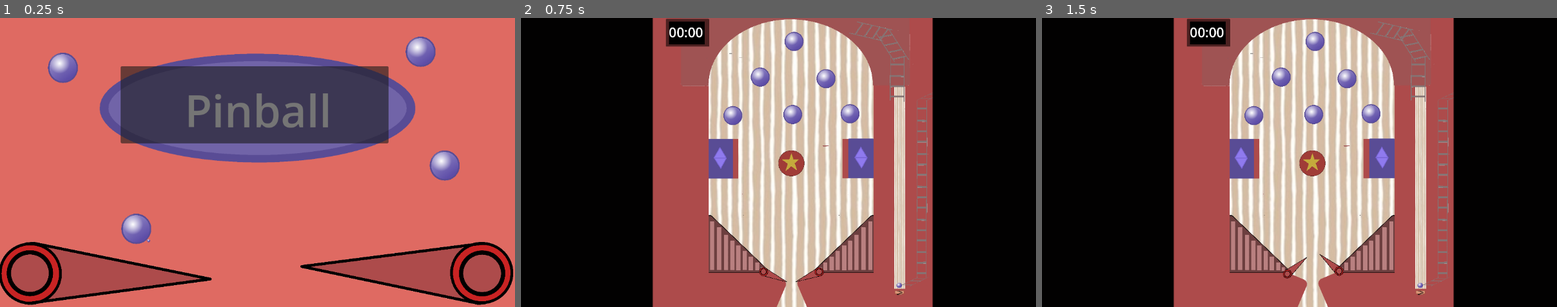
Above: before the commit, frames 1-3 (left to right).
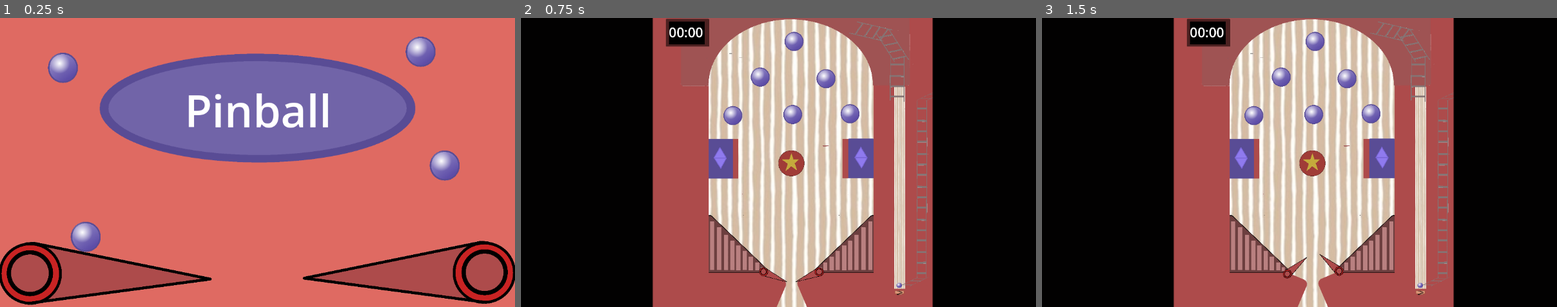
Above: after the commit, the same moments.

Repository: Chickenhatter/pinball
Game: Godot game, scene res://scenes/start.tscn
Two runs of this game, one before a commit and one after it. Both use one fixed random seed, a clock stepped at 60 frames per second and the inputs below. The engine's default icon, where the game draws it, is replaced by a stand-in: a white triangle on a blue panel in a dark square.
Inputs (mouse positions are in pixels of both pictures, inside the frame that each line leads up to):
- Up to frame 1 (0.25 s): no input
- Up to frame 2 (0.75 s): click (773, 104) at 0.5 s
- Up to frame 3 (1.5 s): tap Enter at 1.25 s; hold F (ui_f) from 1.28 s (still down)

The runs differ from the first frame. In frame 1, 17% of the frame differs, in the area x 13-100%, y 16-100%; in frame 2, nothing differs; in frame 3, nothing differs.

Commit message:
start scene has a smacker move

Diff:
--- a/code/start.gd
+++ b/code/start.gd
@@ -8,7 +8,7 @@
 
 # Called every frame. 'delta' is the elapsed time since the previous frame.
 func _process(delta: float) -> void:
-	if Input.is_action_pressed('ui_f'):
+	if Input.is_action_pressed('ui_h'):
 		get_tree().change_scene_to_file("res://scenes/pinball.tscn")
 
 
--- /dev/null
+++ b/code/startpush.gd
@@ -0,0 +1,23 @@
+extends Node2D
+var rotate = false
+
+# Called when the node enters the scene tree for the first time.
+func _ready() -> void:
+	pass # Replace with function body.
+
+
+# Called every frame. 'delta' is the elapsed time since the previous frame.
+func _process(delta: float) -> void:
+	if Input.is_action_just_pressed('ui_f'):
+		if $Node2D.rotation_degrees < 60:
+			rotate = true
+	if rotate == true:
+		$"../BalllModified".position.y -= 40
+		$Node2D.rotation_degrees -= 6
+		$Node2D2.rotation_degrees += 6
+		if $Node2D.rotation_degrees < -60:
+			rotate = false
+	if rotate == false:
+		if $Node2D.rotation_degrees < 0:
+			$Node2D.rotation_degrees += 1
+			$Node2D2.rotation_degrees -= 1
--- a/project.godot
+++ b/project.godot
@@ -35,6 +35,11 @@
 "events": [Object(InputEventKey,"resource_local_to_scene":false,"resource_name":"","device":-1,"window_id":0,"alt_press …(192 unchanged characters)…
 ]
 }
+ui_h={
+"deadzone": 0.2,
+"events": [Object(InputEventKey,"resource_local_to_scene":false,"resource_name":"","device":-1,"window_id":0,"alt_pressed":false,"shift_pressed":false,"ctrl_pressed":false,"meta_pressed":false,"pressed":false,"keycode":0,"physical_keycode":72,"key_label":0,"unicode":104,"location":0,"echo":false,"script":null)
+]
+}
 
 [physics]
 
--- a/scenes/start.tscn
+++ b/scenes/start.tscn
@@ -4,11 +4,13 @@
 [ext_resource type="Texture2D" uid="uid://cjg3lweidkela" path="res://assets/Untitled.png" id="2_bodal"]
 [ext_resource type="Texture2D" uid="uid://s61pa2odykv0" path="res://assets/balll-modified.png" id="3_kdmts"]
 [ext_resource type="Texture2D" uid="uid://ccjb4wyaxtkum" path="res://assets/scenario/push-modified.png" id="4_0auqf"]
+[ext_resource type="Script" uid="uid://bnvs1rlfknkkr" path="res://code/startpush.gd" id="4_y16t7"]
 
 [node name="start" type="Node2D" unique_id=1669279500]
 script = ExtResource("1_u80x2")
 
 [node name="Button" type="Button" parent="." unique_id=199176189]
+self_modulate = Color(1, 1, 1, 0)
 z_index = 300
 offset_left = 270.0
 offset_top = 108.0
@@ -29,12 +31,12 @@
 text = "Pinball"
 
 [node name="BalllModified" type="Sprite2D" parent="." unique_id=577403914]
-position = Vector2(302, 452)
+position = Vector2(189, 470)
 scale = Vector2(0.1, 0.1)
 texture = ExtResource("3_kdmts")
 
 [node name="BalllModified" type="Sprite2D" parent="BalllModified" unique_id=59382372]
-position = Vector2(302, 452)
+position = Vector2(-3810, 149.99988)
 scale = Vector2(0.1, 0.1)
 texture = ExtResource("3_kdmts")
 
@@ -53,15 +55,24 @@
 scale = Vector2(0.1, 0.1)
 texture = ExtResource("3_kdmts")
 
-[node name="PushModified" type="Sprite2D" parent="." unique_id=576536515]
-position = Vector2(213, 506)
+[node name="Node2D" type="Node2D" parent="." unique_id=43353448]
+script = ExtResource("4_y16t7")
+
+[node name="Node2D" type="Node2D" parent="Node2D" unique_id=1509997720]
+position = Vector2(67, 573)
+
+[node name="PushModified" type="Sprite2D" parent="Node2D/Node2D" unique_id=576536515]
+position = Vector2(146, -67)
 scale = Vector2(0.3, 0.3)
 texture = ExtResource("4_0auqf")
 
-[node name="PushModified2" type="Sprite2D" parent="." unique_id=399109979]
-position = Vector2(932.00006, 638)
-rotation = -3.1360247
+[node name="Node2D2" type="Node2D" parent="Node2D" unique_id=1253009289]
+position = Vector2(1085, 570)
+
+[node name="PushModified2" type="Sprite2D" parent="Node2D/Node2D2" unique_id=399109979]
+position = Vector2(-147, -66)
 scale = Vector2(0.3, 0.3)
 texture = ExtResource("4_0auqf")
+flip_h = true
 
 [connection signal="pressed" from="Button" to="." method="_on_button_pressed"]
Not shown, added: code/startpush.gd.uid
